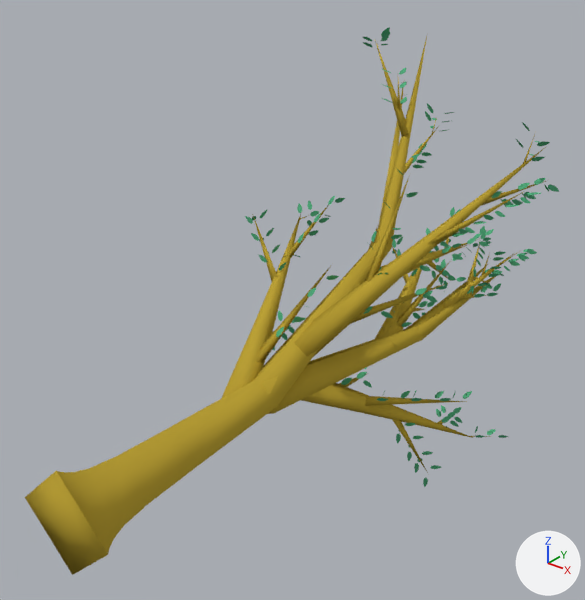
Two versions of the Blender file blend/tree2.blend, one commit apart.
Rendered twice from a camera (50 mm lens) standing at (65.6, -40.7, 63.6) and looking at (-9.0, 52.5, 5.8). The axes (+X, +Y, +Z) are drawn at lower right. The lights are the same throughout.

The first picture shows 'tree2', 'tree2.001'.
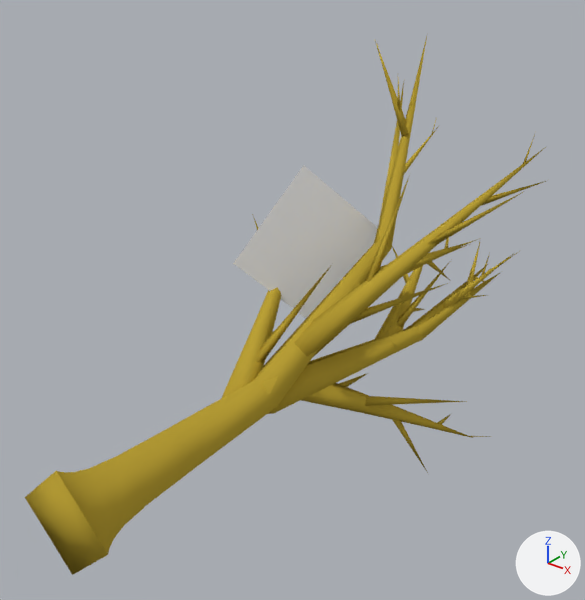
What differs and where, as boxes [x1, y1, x2, y2] in the pictures (585 x 600 px):
'Plane', added: after [233, 165, 378, 318]
'tree2', deleted: before [245, 27, 559, 487]

What changed in the scene script:
```text
Add mat_folhas:
    mat_folhas = diffuse_material('Folhas')
    mat_folhas.base_color = (0.8, 0.8, 0.8)  # white #e7e7e7
Add me_plane:
    me_plane.from_pydata([(10.0, 1.9, 30.2), (20.4, 9.3, 14.1), (6.2, 1.7, 1.4), (-4.2, -5.7, 17.5)], [], [(0, 3, 2, 1)])
    me_plane.materials.append(mat_folhas)  # its picture is missing
Remove ob_tree2:
    ob_tree2 = bpy.data.objects.new('tree2', me_leaves)
    ob_tree2.location = (-3.3, 1.6, -3.2)
    ob_tree2.rotation_euler = (1.571, 0.0, 0.0)  # degrees (90, 0, 0)
    ob_tree2.scale = (-10.7, -10.7, -10.7)
Add ob_plane:
    ob_plane = bpy.data.objects.new('Plane', me_plane)
    ob_plane.location = (-12.9, 56.6, -6.4)
    ob_plane.rotation_euler = (-0.227, -0.291, 0.554)  # degrees (-13, -17, 32)
```
